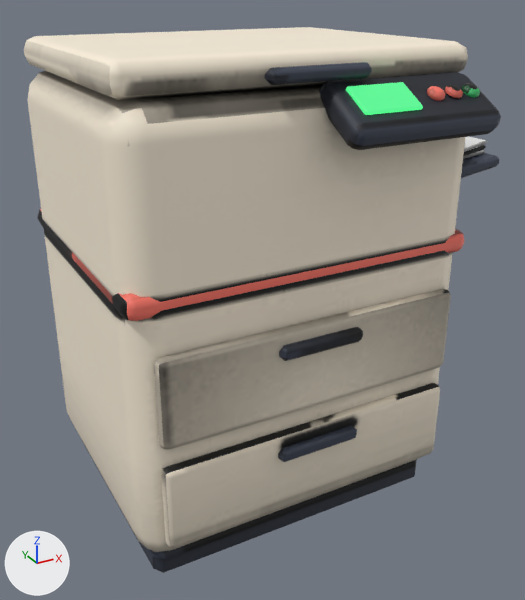
An edit to the glTF model client/public/models/printer_copier.glb, drawn before and after from the same camera.
Rendered twice from a camera (50 mm lens) standing at (-0.674, -1.322, 1.083) and looking at (0.036, -0.031, 0.437). Lighting does not change. The marker at lower left points along +X, +Y and +Z. The first picture is the older version. Vertices at exactly the same position are counted once.

Names of what the first picture shows: 'printer_copier'.
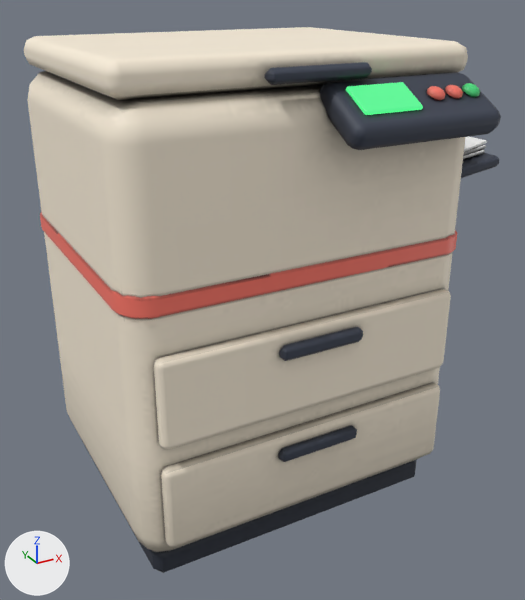
Location of each change, [x1, y1, x2, y2] in pixels of the pictures (525 x 600 px):
```json
{"part": 1, "of": "me_printer_copier", "change": "rebuilt", "before": [38, 209, 464, 321], "after": [40, 212, 457, 319]}
{"part": 2, "of": "me_printer_copier", "change": "surface changed", "before": [24, 39, 501, 557], "after": [24, 39, 501, 557], "on screen": "lighter"}
```

Scene script edits in JSON lines:
```json
{"block": "me_printer_copier", "where": "# used by ob_printer_copier; location = (0.0, 0.0, 0.0)"}
{"op": "remove", "block": "me_printer_copier", "code": "me_printer_copier.from_pydata(...)  # 778 vertices, 1484 faces; spans x -0.362..0.569, y -0.385..0.302, z 0.0..0.98"}
{"op": "add", "block": "me_printer_copier", "code": "me_printer_copier.from_pydata(...)  # 834 vertices, 1596 faces; spans x -0.363..0.569, y -0.385..0.303, z 0.0..0.98"}
{"block": "me_printer_copier", "change": "me_printer_copier part 1: the loose piece of 56 vertices spanning x -0.362..0.362, y -0.302..0.302, z 0.575..0.625 is rebuilt with 112 vertices and now spans x -0.363..0.363, y -0.303..0.303, z 0.575..0.625"}
{"block": "me_printer_copier", "change": "me_printer_copier part 2: 1124 kept faces spanning x -0.352..0.569, y -0.385..0.292, z 0.0..0.98 get new texture (UV) coordinates"}
```
